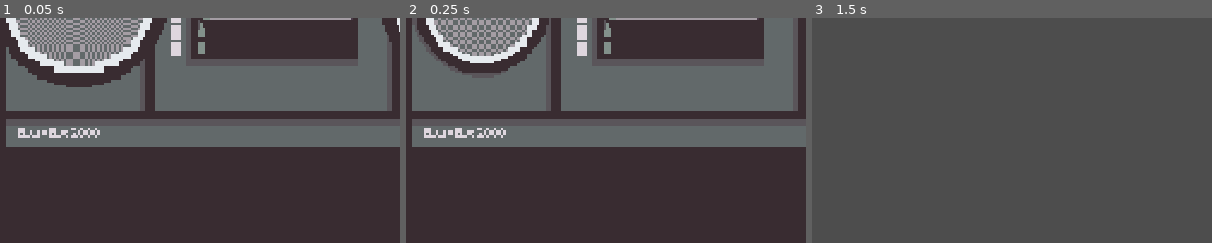
Above: before the commit, frames 1-3 (left to right).
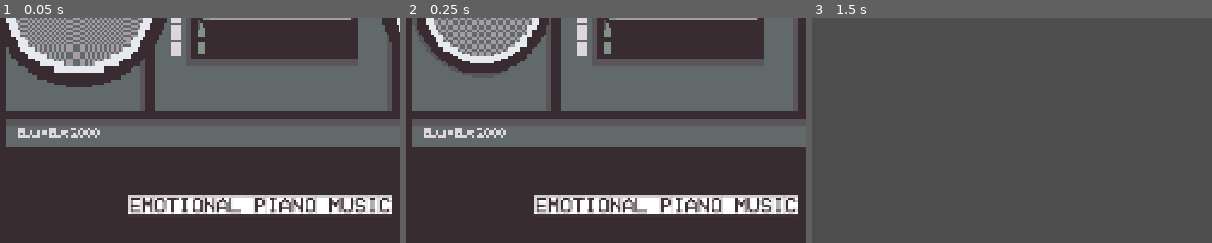
Above: after the commit, the same moments.

Repository: bruttosozial/FoundAndLost
Game: Godot game, scene res://Scenes/MediaDetailScenes/media_detail_music.tscn
The game is run twice, just before and just after one commit, with the same random seed, the same clock (stepped at 60 frames per second) and the same inputs. This scene is started directly instead of the project's main scene. Sound files missing from this copy of the repository are replaced by a short silence.
Inputs:
- Up to frame 1 (0.05 s): no input
- Up to frame 2 (0.25 s): no input
- Up to frame 3 (1.5 s): hold D (right) 0.53-1.28 s; tap E (interact) at 0.6, 1.35 s; tap Enter at 1.25 s; hold S (down) from 1.28 s (still down)
The pictures show only the part of the screen within x 18-68%, y 50-100%; the shares and areas given below are measured in that part.

The runs differ from the first frame. In frame 1, 4.8% of the frame differs, in the area x 32-98%, y 78-88%; in frame 2, 4.8%; in frame 3, nothing differs.

Commit message:
fix PC screen border, re-enable video/music subs

Diff:
--- a/Scenes/main.tscn
+++ b/Scenes/main.tscn
@@ -44,7 +44,7 @@
 size = Vector2(402, 209)
 
 [sub_resource type="RectangleShape2D" id="RectangleShape2D_gt3je"]
-size = Vector2(223, 206.5)
+size = Vector2(393, 247)
 
 [node name="Main" type="Node2D" unique_id=312324733]
 script = ExtResource("1_d1ilt")
@@ -207,7 +207,7 @@
 rotation = 1.5707964
 
 [node name="Boundary2" parent="." unique_id=453792594 instance=ExtResource("9_ynf5e")]
-position = Vector2(-57, 1477)
+position = Vector2(278, 1533)
 
 [node name="transitionCamera" type="Camera2D" parent="." unique_id=59504772]
 position = Vector2(472, 272)
@@ -365,7 +365,7 @@
 player = NodePath("../../Skell")
 
 [node name="CollisionShape2D" parent="InteractionController/StationNES" index="1" unique_id=795924382]
-position = Vector2(35.5, 29.75)
+position = Vector2(57.5, 9.5)
 shape = SubResource("RectangleShape2D_gt3je")
 
 [node name="CameraAudioPlayer" type="AudioStreamPlayer2D" parent="." unique_id=103266751]
--- a/Scripts/Detail views/media_detail_music.gd
+++ b/Scripts/Detail views/media_detail_music.gd
@@ -2,12 +2,14 @@
 
 @onready var streamPlayer : AudioStreamPlayer2D = $AudioStreamPlayer2D
 @onready var animated_sprite = $AnimatedSprite2D
+@onready var subtitle_player = $SubtitlePlayer
 signal closed
 
 # Called when the node enters the scene tree for the first time.
 func _ready() -> void:
 	streamPlayer.play()
 	animated_sprite.play("ode_to_joy")
+	subtitle_player.play_subtitles()
 	if get_tree().root.get_children()[0] is CCTV:
 		get_tree().root.get_children()[0].pause_bgm()
 	else:
--- a/Scripts/Detail views/media_detail_video.gd
+++ b/Scripts/Detail views/media_detail_video.gd
@@ -4,9 +4,11 @@
 
 @onready var videoMC : MarginContainer = $PanelContainer/MarginContainer
 @onready var streamp : VideoStreamPlayer = $PanelContainer/VideoStreamMC/VideoStreamPlayer
+@onready var subtitle_player = $SubtitlePlayer
 
 # Called when the node enters the scene tree for the first time.
 func _ready() -> void:
+	subtitle_player.play_subtitles()
 	if get_tree().root.get_children()[0] is CCTV:
 		get_tree().root.get_children()[0].pause_bgm()
 	else:
